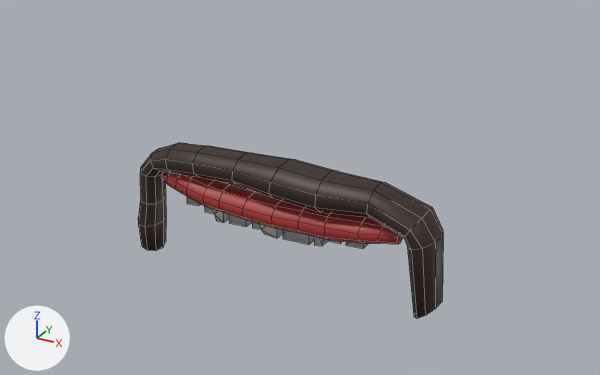
Two versions of the FBX model sources/Hats/Assets/AilHead.fbx, one commit apart.
The view is the same before and after, from a 50 mm camera at (0.66, -1.437, 1.412) aimed at (0.041, -0.312, 0.85). Lighting does not change. The marker at lower left points along +X, +Y and +Z. Mesh edges are drawn as thin lines.

In view in the first picture: 'AilHead'.
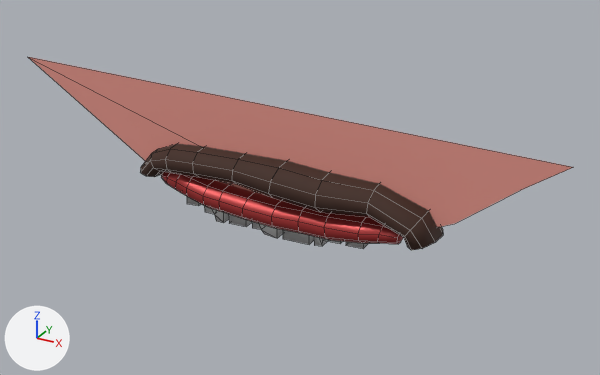
Changed parts and their boxes [x1, y1, x2, y2] in the pictures (600 x 375 px):
'AilHead', surface changed, reshaped (78% wider, 10% taller)
    before: [138, 143, 443, 318]
    after: [28, 57, 573, 250]
part 1 of me_cube, cut back
    before: [138, 173, 443, 318]
    after: [28, 57, 573, 227]

What changed in the scene script:
```text
Change mat_ailstache:
    mat_ailstache.roughness: 0.5 -> 0.801
Add mat_ailskin:
    mat_ailskin = principled_material('AilSkin')
    mat_ailskin.base_color = (0.741, 0.287, 0.242)  # pink #df9287
    mat_ailskin.roughness = 0.738
Change me_cube:
    used by ob_ailhead; location = (0.0, 0.0, 0.0)
    remove me_cube.from_pydata(...)  # 311 vertices, 290 faces; spans x -0.274..0.313, y -0.393..-0.301, z 0.681..0.91
    add me_cube.from_pydata(...)  # 285 vertices, 256 faces; spans x -0.522..0.482, y -0.393..-0.301, z 0.772..1.011
    me_cube part 1
    36 vertices are removed from x -0.274..0.313, y -0.382..-0.314, z 0.681..0.789
    38 faces are deleted
    10 vertices are added at x -0.522..0.482, y -0.346, z 0.819..1.011
    2 new faces join them, mat_ailstache (brown #3f261b)
    2 new faces join them, mat_ailskin (pink #df9287)
    add me_cube.materials.append(mat_ailskin)  # pink #df9287
```
